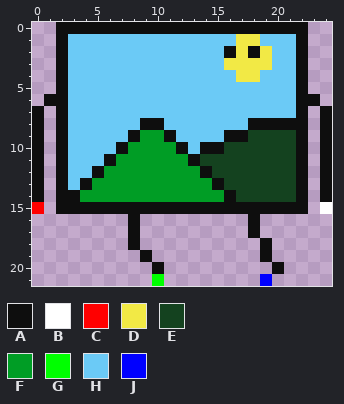
Pixel-art sprite, stored at media/imgEnemy/0/spr5.png. Above: the version before the commit.
Rulers count pixels.
Palette (. is transparent): A #0e0e0e  B #ffffff  C #ff0000  D #f2e945  E #14421f  F #009d25  G #00ff00  H #6bcaf6  J #0000ff
Pixels before, first column x 0:
 0 ..AAAAAAAAAAAAAAAAAAAAA..
 1 ..AHHHHHHHHHHHHHHDDHHHA..
 2 ..AHHHHHHHHHHHHHADADHHA..
 3 ..AHHHHHHHHHHHHHDDDDHHA..
 4 ..AHHHHHHHHHHHHHHDDHHHA..
 5 ..AHHHHHHHHHHHHHHHHHHHA..
 6 .AAHHHHHHHHHHHHHHHHHHHAA.
 7 A.AHHHHHHHHHHHHHHHHHHHA.A
 8 A.AHHHHHHAAHHHHHHHAAAAA.A
 9 A.AHHHHHAFFAHHHHAAEEEEA.A
10 A.AHHHHAFFFFAHAAEEEEEEA.A
11 A.AHHHAFFFFFFAEEEEEEEEA.A
12 A.AHHAFFFFFFFFAEEEEEEEA.A
13 A.AHAFFFFFFFFFFAEEEEEEA.A
14 A.AAFFFFFFFFFFFFAEEEEEA.A
15 C.AAAAAAAAAAAAAAAAAAAAA.B
16 ........A.........A......
17 ........A.........A......
18 ........A..........A.....
19 .........A.........A.....
20 ..........A.........A....
21 ..........G........J.....
New version:
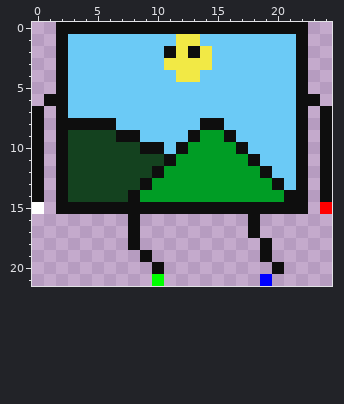
Changes in this commit:
file 125x110 -> 25x22 pixels (blocks of 5x5 -> 1x1; one block is one cell here)
colour B: #ffffff -> #ff0000
colour C: #ff0000 -> #ffffff
Changed rows in their new state; - is a pixel that keeps its letter.
first column x 11:
 1 -DD---HH-
 2 ADAD-HHHH
 3 DDDD-HHHH
 4 -DD---HH-
first column x 3:
 8 AAAA--HH---AA--HHHH
 9 EEEEA-HHH-AFF-HHHHH
10 EEEEEEAAH-FFFFAHHHH
11 EEEEEEEEA-FFFFFAHHH
12 EEEEEEEA---FFFFFAHH
13 EEEEEEA-----FFFFFAH
14 EEEEEA-------FFFFFA
